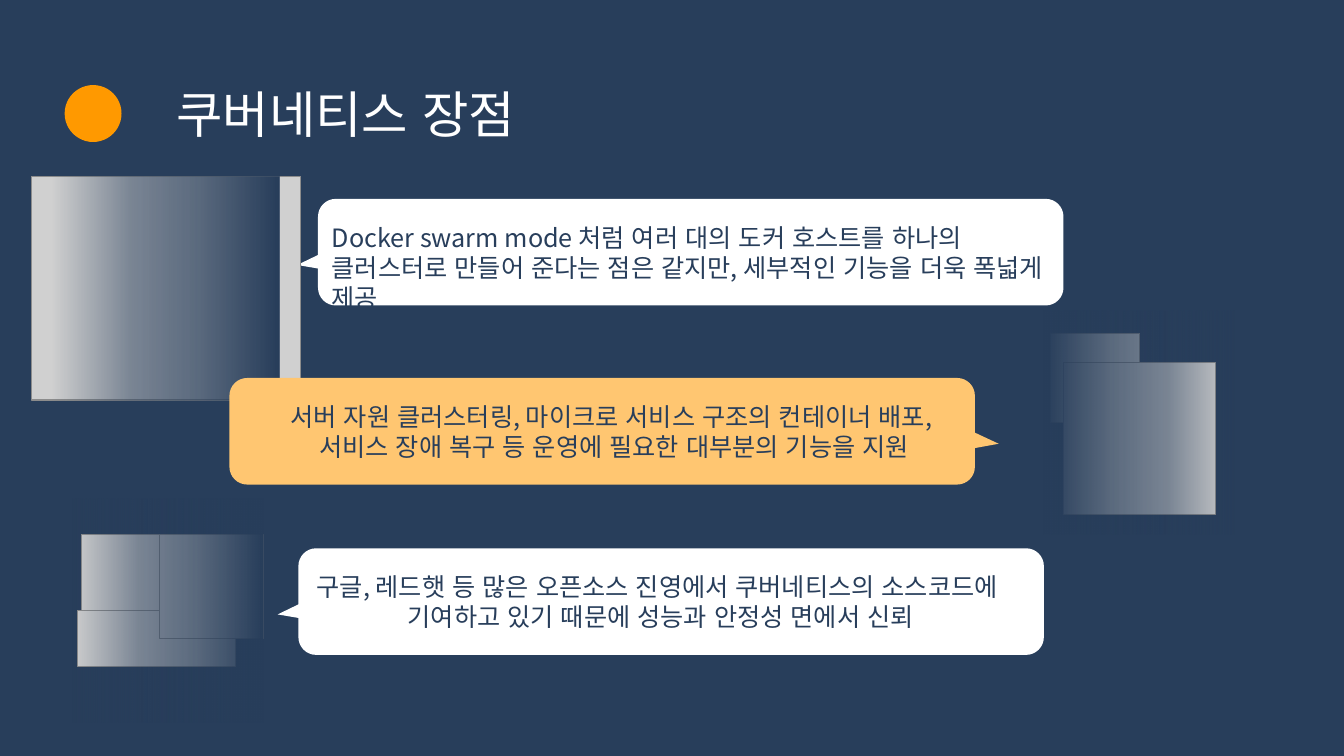
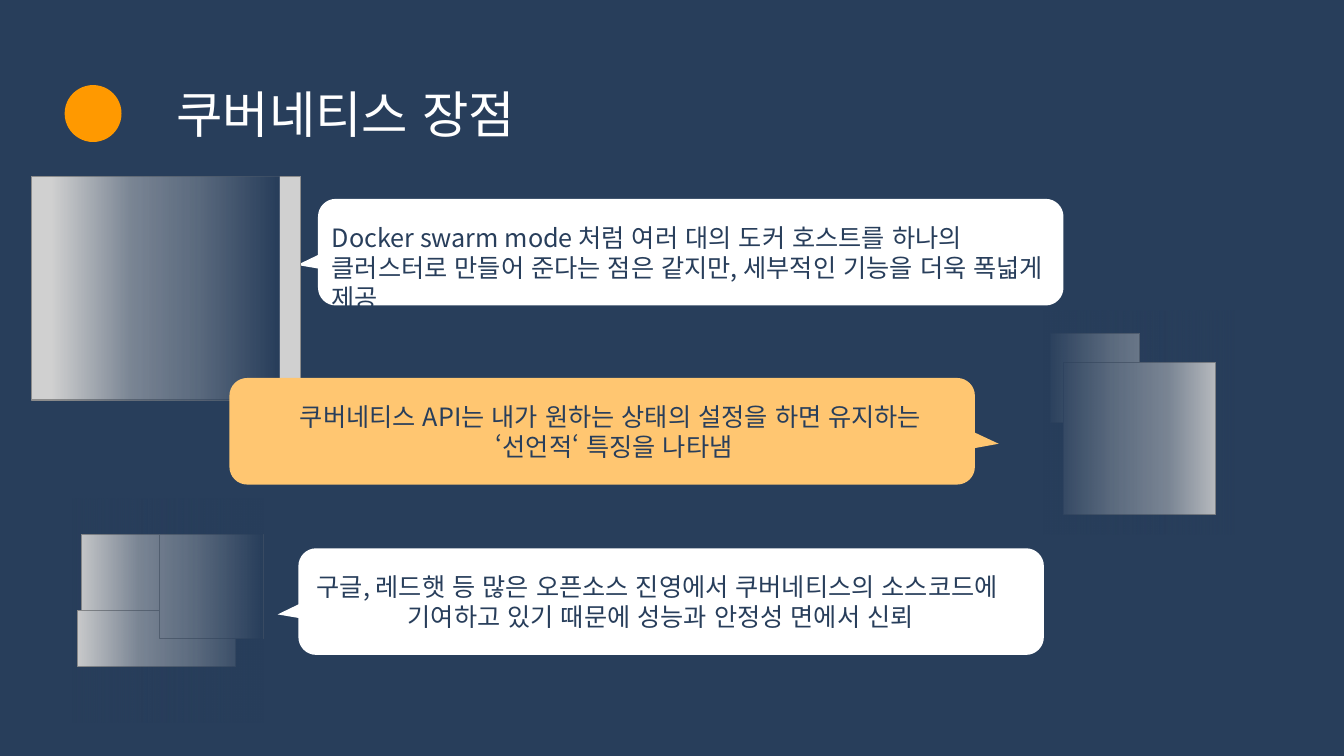
Before and after one commit to SK9604/Ansible, a slide deck: slide 14 of project/group/어때요 갖고싶조.ppsx (slide 12 before the commit). Drawn at 1344x756 pixels with LibreOffice and Linux fonts; fonts in the diff are those of the drawing; grey boxes stand for pictures. Boxes give left, top, right and bottom in pixels: in the first picture for what was removed or moved away, otherwise in the second. Text is boxed around its words. In the diff, an @@ line names an element or a change of style, - is before the commit and + after.

```diff
--- a/project/group/어때요 갖고싶조.ppsx
+++ b/project/group/어때요 갖고싶조.ppsx
@@ text in freeform shape at box(300, 405, 921, 458): text changed @@
-서버 자원 클러스터링, 마이크로 서비스 구조의 컨테이너 배포,
-서비스 장애 복구 등 운영에 필요한 대부분의 기능을 지원
+쿠버네티스 API는 내가 원하는 상태의 설정을 하면 유지하는
+‘선언적‘ 특징을 나타냄
```
Also in this commit, not shown: 8 other slides changed, 2 slides added.
